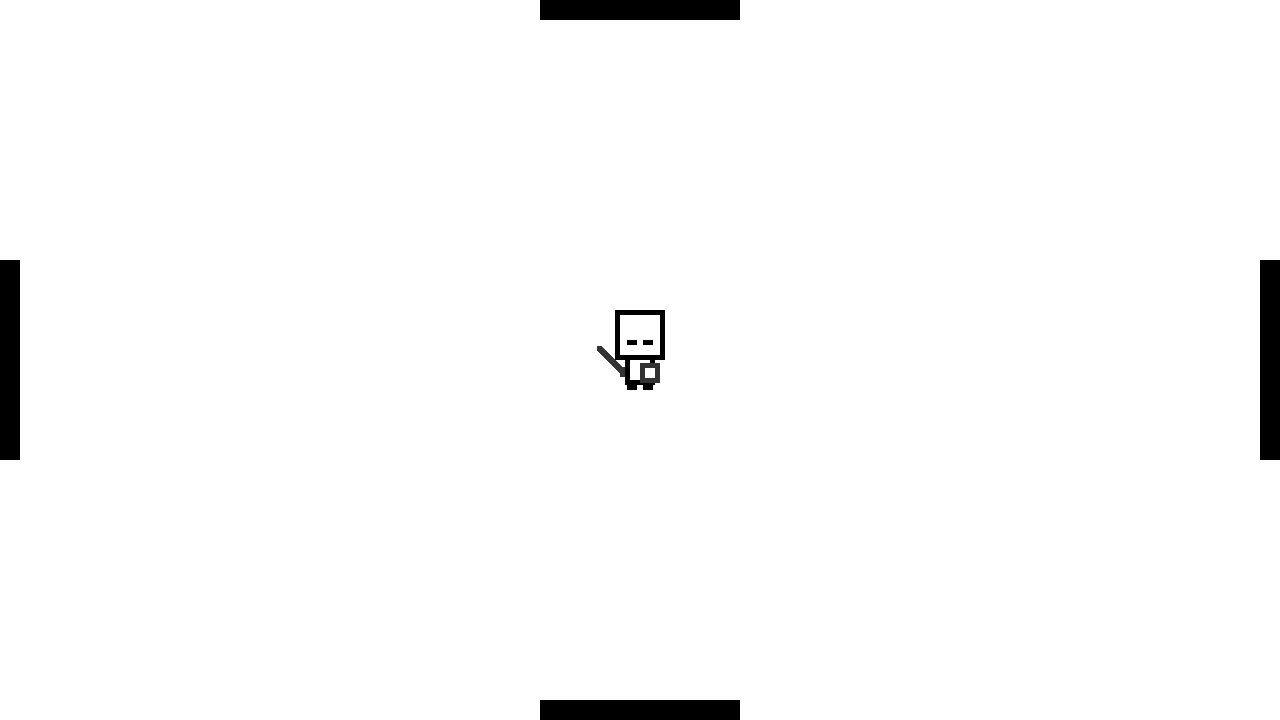
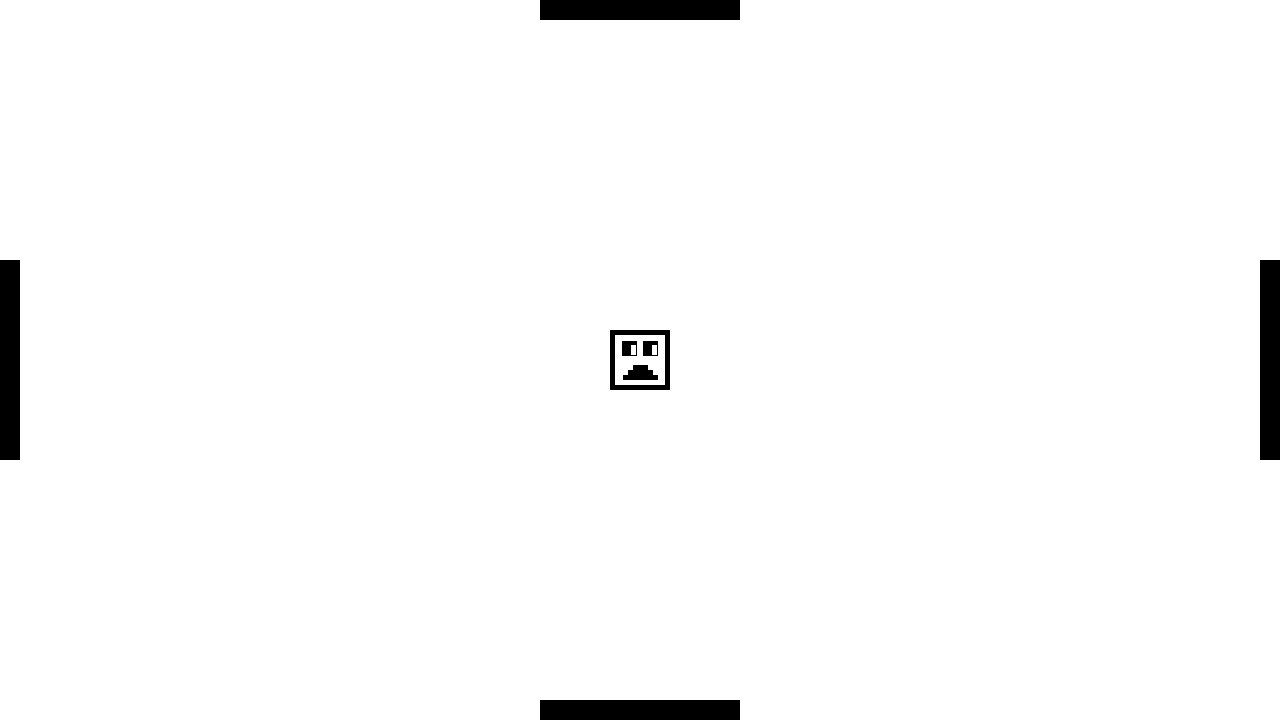
Revision of a layered 1280×720 image; what changed, layer by layer:
added group "monster" with 2 layers above "character_attack" over box(610, 330, 670, 390)
added layer "monster_face" in group "monster" over box(620, 341, 661, 383)
added layer "monster_body" in group "monster" over box(610, 330, 670, 390)
removed group "character_idle copy" (3 layers) over box(597, 310, 665, 390)
removed layer "sword" (2nd of 3, in "character_idle copy") from group "character_idle copy" over box(597, 346, 625, 377)
hid group "character_idle" (3 layers) over box(597, 310, 665, 390)
renamed "shield" to "cookie", hid it, moved it out of group "character_idle copy", painted on it over box(620, 342, 660, 383)
removed layer "character_body" (2nd of 3, in "character_idle copy") from group "character_idle copy" over box(615, 310, 665, 390)
